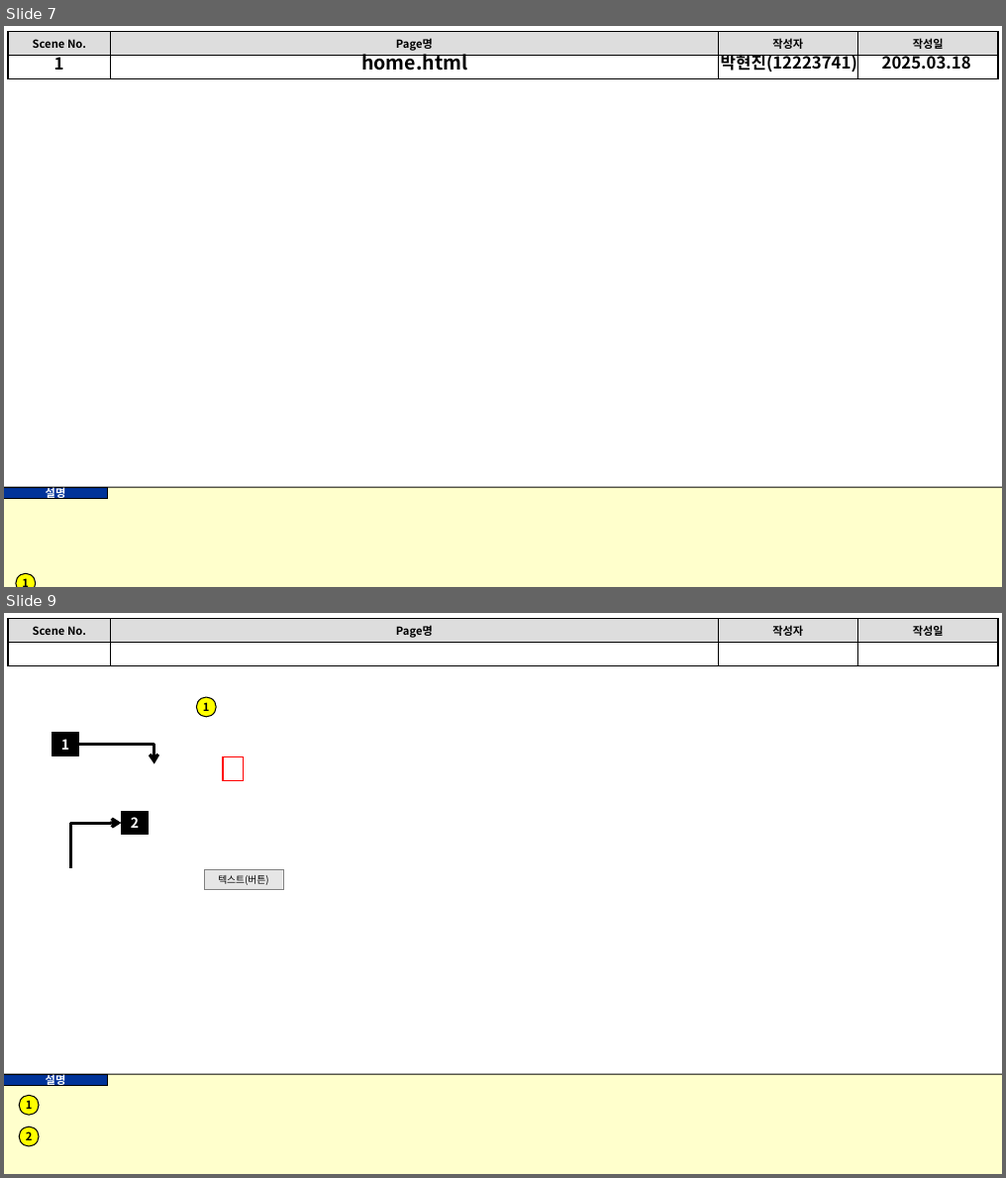
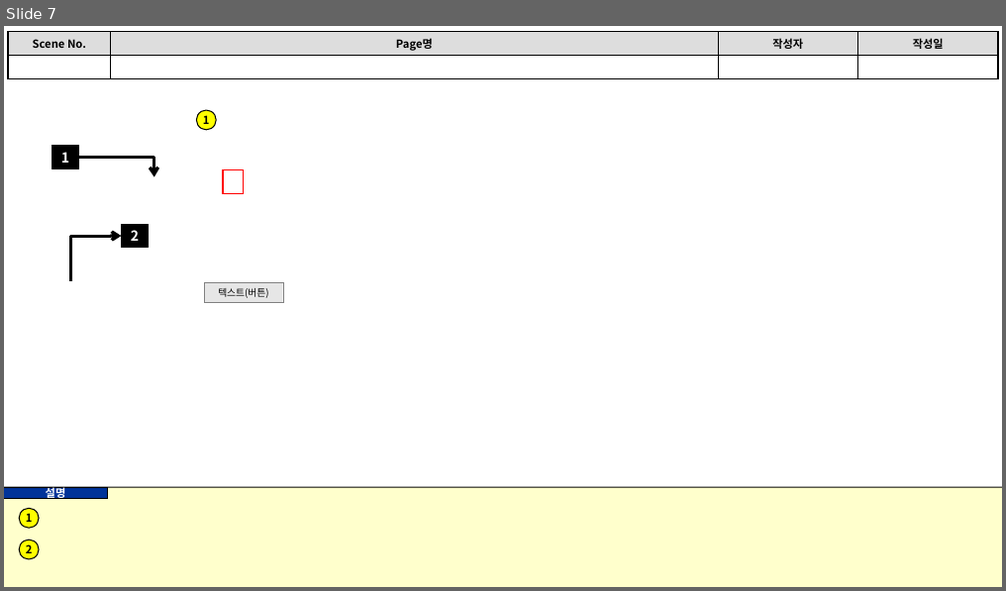
Before and after one commit to hyeon-jin-park/study, a slide deck: work/internet_programing/Test_final/public/인터넷 프로그래밍 스토리보드 과제.pptx. Shown one above the other, each under a label of ours: slides 7 and 9 before the commit, slide 7 after it; the slides between them are not shown. The pictures are 1006x1178 and 1006x591 pixels, drawn with LibreOffice and Linux fonts; fonts in the diff are those of the drawing. Boxes give left, top, right and bottom in pixels: in the first picture for what was removed or moved away, otherwise in the second. Text is boxed around its words. In the diff, an @@ line names an element or a change of style, - is before the commit and + after.

```diff
--- a/work/internet_programing/Test_final/public/인터넷 프로그래밍 스토리보드 과제.pptx
+++ b/work/internet_programing/Test_final/public/인터넷 프로그래밍 스토리보드 과제.pptx
@@ slide 7 removed at (4,26,1002,587), background #FFFFFF; not listed: 4 template elements that a slide beside it also shows @@
@@ text removed at (54,55,64,70) @@
-1
@@ text removed at (361,50,468,70) @@
-home.html
@@ text removed at (721,55,857,72) @@
-박현진(12223741)
@@ text removed at (882,55,971,69) @@
-2025.03.18
@@ ellipse removed at (16,573,36,587) @@
-1
@@ what was slide 9 is now slide 7 @@
```
Also in this commit, not shown: 3 slides changed, 1 other slide removed.
